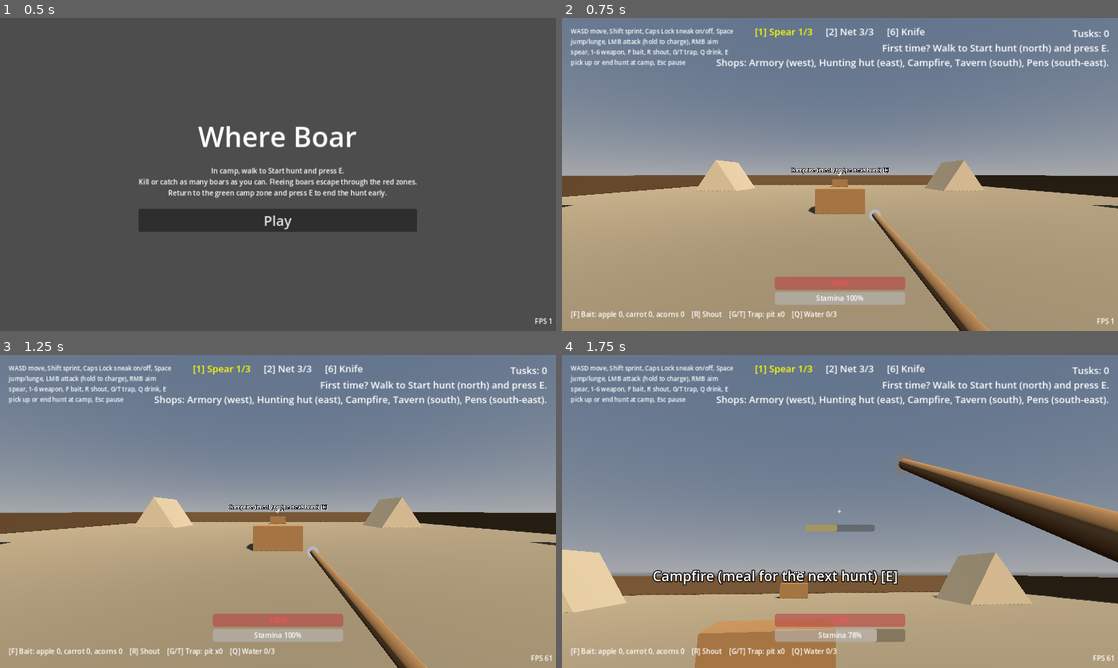
Above: before the commit, frames 1-4 (two rows, left to right).
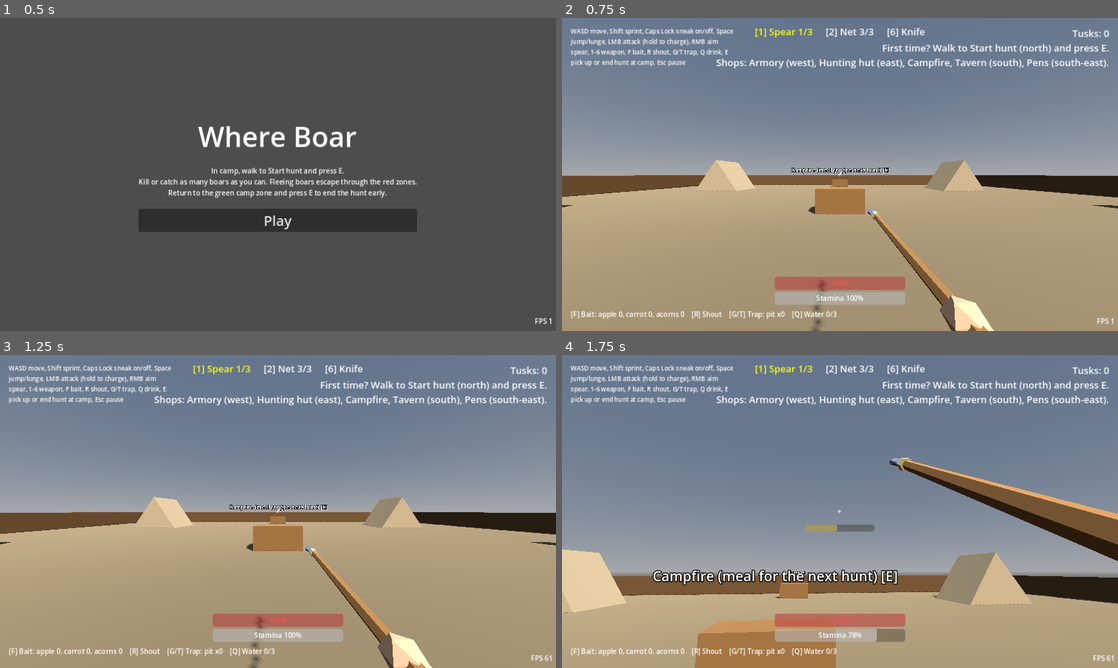
Above: after the commit, the same moments.

Repository: bageus/where-boar
Game: Godot game, scene res://game/bootstrap/app/main.tscn
Same seed, same stepped clock (60 frames per second), same inputs: the game is played once before the commit and once after it.
Inputs (mouse positions are in pixels of both pictures, inside the frame that each line leads up to):
- Up to frame 1 (0.5 s): no input
- Up to frame 2 (0.75 s): click "Play" at 0.5 s
- Up to frame 3 (1.25 s): no input
- Up to frame 4 (1.75 s): tap E (interact) at 1.25 s; move the mouse to (867, 511) at 1.27 s; hold W (move_forward) from 1.28 s (still down); hold Right mouse button (aim) from 1.28 s (still down); tap Space (jump) at 1.52 s

Frame 1 is identical in both runs. In frame 2, 1.4% of the frame differs, in the area x 44-78%, y 61-100%; in frame 3, 1.4%; in frame 4, 2.2%, in the area x 58-100%, y 32-67%.

Commit message:
P3-018: low-poly hands and weapons, thrown spear, arrow and stone
Co-Authored-By: Claude Opus 5.5 <noreply@anthropic.com>
Claude-Session: https://claude.ai/code/session_017Jb3ZfzYPbeQG7oKZQVYiW

Diff:
--- a/game/features/hunter/presentation/arrow.tscn
+++ b/game/features/hunter/presentation/arrow.tscn
@@ -1,18 +1,10 @@
-[gd_scene load_steps=5 format=3]
+[gd_scene load_steps=4 format=3]
 
 [ext_resource type="Script" path="res://game/features/hunter/presentation/missile.gd" id="1_missile"]
+[ext_resource type="PackedScene" path="res://assets/models/arrow.glb" id="9_model"]
 
 [sub_resource type="CapsuleShape3D" id="Shape_m"]
 radius = 0.03
-height = 0.8
-
-[sub_resource type="StandardMaterial3D" id="Mat_m"]
-albedo_color = Color(0.6, 0.45, 0.25, 1)
-
-[sub_resource type="CylinderMesh" id="Mesh_m"]
-material = SubResource("Mat_m")
-top_radius = 0.0
-bottom_radius = 0.02
 height = 0.8
 
 [node name="Arrow" type="RigidBody3D"]
@@ -30,6 +22,5 @@
 transform = Transform3D(1, 0, 0, 0, 0, 1, 0, -1, 0, 0, 0, 0)
 shape = SubResource("Shape_m")
 
-[node name="Mesh" type="MeshInstance3D" parent="."]
+[node name="Mesh" parent="." instance=ExtResource("9_model")]
 transform = Transform3D(1, 0, 0, 0, 0, 1, 0, -1, 0, 0, 0, 0)
-mesh = SubResource("Mesh_m")
--- a/game/features/hunter/presentation/hands.tscn
+++ b/game/features/hunter/presentation/hands.tscn
@@ -1,70 +1,13 @@
-[gd_scene load_steps=14 format=3]
+[gd_scene load_steps=9 format=3]
 
 [ext_resource type="Script" path="res://game/features/hunter/presentation/hands.gd" id="1_hands"]
-
-[sub_resource type="StandardMaterial3D" id="Mat_wood"]
-albedo_color = Color(0.55, 0.38, 0.2, 1)
-
-[sub_resource type="CylinderMesh" id="Mesh_shaft"]
-material = SubResource("Mat_wood")
-top_radius = 0.025
-bottom_radius = 0.025
-height = 1.6
-
-[sub_resource type="StandardMaterial3D" id="Mat_stone"]
-albedo_color = Color(0.6, 0.6, 0.62, 1)
-
-[sub_resource type="CylinderMesh" id="Mesh_tip"]
-material = SubResource("Mat_stone")
-top_radius = 0.0
-bottom_radius = 0.05
-height = 0.2
-
-[sub_resource type="StandardMaterial3D" id="Mat_rope"]
-transparency = 1
-albedo_color = Color(0.85, 0.8, 0.6, 0.7)
-
-[sub_resource type="BoxMesh" id="Mesh_net"]
-material = SubResource("Mat_rope")
-size = Vector3(0.3, 0.03, 0.3)
-
-[sub_resource type="CylinderMesh" id="Mesh_club"]
-material = SubResource("Mat_wood")
-top_radius = 0.07
-bottom_radius = 0.035
-height = 0.7
-
-[sub_resource type="SphereMesh" id="Mesh_club_head"]
-material = SubResource("Mat_wood")
-radius = 0.11
-height = 0.22
-
-[sub_resource type="BoxMesh" id="Mesh_strap"]
-material = SubResource("Mat_rope")
-size = Vector3(0.04, 0.4, 0.02)
-
-[sub_resource type="SphereMesh" id="Mesh_pebble"]
-material = SubResource("Mat_stone")
-radius = 0.05
-height = 0.1
-
-[sub_resource type="CylinderMesh" id="Mesh_limb"]
-material = SubResource("Mat_wood")
-top_radius = 0.015
-bottom_radius = 0.015
-height = 0.55
-
-[sub_resource type="BoxMesh" id="Mesh_string"]
-material = SubResource("Mat_rope")
-size = Vector3(0.006, 0.95, 0.006)
-
-[sub_resource type="BoxMesh" id="Mesh_blade"]
-material = SubResource("Mat_stone")
-size = Vector3(0.03, 0.01, 0.22)
-
-[sub_resource type="BoxMesh" id="Mesh_grip"]
-material = SubResource("Mat_wood")
-size = Vector3(0.035, 0.035, 0.12)
+[ext_resource type="PackedScene" path="res://assets/models/hand.glb" id="2_hand"]
+[ext_resource type="PackedScene" path="res://assets/models/spear.glb" id="3_spear"]
+[ext_resource type="PackedScene" path="res://assets/models/net_bundle.glb" id="4_net"]
+[ext_resource type="PackedScene" path="res://assets/models/club.glb" id="5_club"]
+[ext_resource type="PackedScene" path="res://assets/models/sling.glb" id="6_sling"]
+[ext_resource type="PackedScene" path="res://assets/models/bow.glb" id="7_bow"]
+[ext_resource type="PackedScene" path="res://assets/models/knife.glb" id="8_knife"]
 
 [node name="Hands" type="Node3D"]
 transform = Transform3D(1, 0, 0, 0, 1, 0, 0, 0, 1, 0.3, -0.35, -0.5)
@@ -73,74 +16,52 @@
 [node name="Spear" type="Node3D" parent="."]
 transform = Transform3D(1, 0, 0, 0, 0, 1, 0, -1, 0, 0, 0, -0.3)
 
-[node name="Shaft" type="MeshInstance3D" parent="Spear"]
-cast_shadow = 0
-mesh = SubResource("Mesh_shaft")
+[node name="Model" parent="Spear" instance=ExtResource("3_spear")]
 
-[node name="Tip" type="MeshInstance3D" parent="Spear"]
-transform = Transform3D(1, 0, 0, 0, 1, 0, 0, 0, 1, 0, 0.9, 0)
-cast_shadow = 0
-mesh = SubResource("Mesh_tip")
+[node name="Hand" parent="Spear" instance=ExtResource("2_hand")]
+transform = Transform3D(1, 0, 0, 0, 0, -1, 0, 1, 0, 0, -0.35, 0)
 
-[node name="Net" type="MeshInstance3D" parent="."]
-transform = Transform3D(0.9, 0.3, 0, -0.3, 0.9, 0, 0, 0, 1, 0, -0.05, -0.1)
+[node name="Net" type="Node3D" parent="."]
+transform = Transform3D(1, 0, 0, 0, 1, 0, 0, 0, 1, 0, -0.05, -0.1)
 visible = false
-cast_shadow = 0
-mesh = SubResource("Mesh_net")
+
+[node name="Model" parent="Net" instance=ExtResource("4_net")]
+
+[node name="Hand" parent="Net" instance=ExtResource("2_hand")]
+transform = Transform3D(1, 0, 0, 0, 1, 0, 0, 0, 1, 0.05, -0.04, 0.1)
 
 [node name="Club" type="Node3D" parent="."]
 transform = Transform3D(1, 0, 0, 0, 0.8, 0.6, 0, -0.6, 0.8, 0, 0.05, 0)
 visible = false
 
-[node name="Handle" type="MeshInstance3D" parent="Club"]
-cast_shadow = 0
-mesh = SubResource("Mesh_club")
+[node name="Model" parent="Club" instance=ExtResource("5_club")]
 
-[node name="Head" type="MeshInstance3D" parent="Club"]
-transform = Transform3D(1, 0, 0, 0, 1, 0, 0, 0, 1, 0, 0.38, 0)
-cast_shadow = 0
-mesh = SubResource("Mesh_club_head")
+[node name="Hand" parent="Club" instance=ExtResource("2_hand")]
+transform = Transform3D(1, 0, 0, 0, 0.8, -0.6, 0, 0.6, 0.8, 0, -0.25, 0)
 
 [node name="Sling" type="Node3D" parent="."]
 transform = Transform3D(1, 0, 0, 0, 1, 0, 0, 0, 1, -0.05, 0.3, 0)
 visible = false
 
-[node name="Strap" type="MeshInstance3D" parent="Sling"]
-cast_shadow = 0
-mesh = SubResource("Mesh_strap")
+[node name="Model" parent="Sling" instance=ExtResource("6_sling")]
 
-[node name="Pebble" type="MeshInstance3D" parent="Sling"]
-transform = Transform3D(1, 0, 0, 0, 1, 0, 0, 0, 1, 0, -0.22, 0)
-cast_shadow = 0
-mesh = SubResource("Mesh_pebble")
+[node name="Hand" parent="Sling" instance=ExtResource("2_hand")]
+transform = Transform3D(1, 0, 0, 0, 0.5, -0.866, 0, 0.866, 0.5, 0, 0.2, 0)
 
 [node name="Bow" type="Node3D" parent="."]
 transform = Transform3D(1, 0, 0, 0, 1, 0, 0, 0, 1, -0.15, 0.1, -0.1)
 visible = false
 
-[node name="Upper" type="MeshInstance3D" parent="Bow"]
-transform = Transform3D(0.97, 0.26, 0, -0.26, 0.97, 0, 0, 0, 1, 0.07, 0.26, 0)
-cast_shadow = 0
-mesh = SubResource("Mesh_limb")
+[node name="Model" parent="Bow" instance=ExtResource("7_bow")]
 
-[node name="Lower" type="MeshInstance3D" parent="Bow"]
-transform = Transform3D(0.97, -0.26, 0, 0.26, 0.97, 0, 0, 0, 1, 0.07, -0.26, 0)
-cast_shadow = 0
-mesh = SubResource("Mesh_limb")
-
-[node name="String" type="MeshInstance3D" parent="Bow"]
-cast_shadow = 0
-mesh = SubResource("Mesh_string")
+[node name="Hand" parent="Bow" instance=ExtResource("2_hand")]
+transform = Transform3D(1, 0, 0, 0, 1, 0, 0, 0, 1, 0.085, 0, 0)
 
 [node name="Knife" type="Node3D" parent="."]
 transform = Transform3D(1, 0, 0, 0, 1, 0, 0, 0, 1, -0.05, 0.1, 0)
 visible = false
 
-[node name="Grip" type="MeshInstance3D" parent="Knife"]
-cast_shadow = 0
-mesh = SubResource("Mesh_grip")
+[node name="Model" parent="Knife" instance=ExtResource("8_knife")]
 
-[node name="Blade" type="MeshInstance3D" parent="Knife"]
-transform = Transform3D(1, 0, 0, 0, 1, 0, 0, 0, 1, 0, 0, -0.17)
-cast_shadow = 0
-mesh = SubResource("Mesh_blade")
+[node name="Hand" parent="Knife" instance=ExtResource("2_hand")]
+transform = Transform3D(1, 0, 0, 0, 1, 0, 0, 0, 1, 0, 0, 0.02)
--- a/game/features/hunter/presentation/spear.tscn
+++ b/game/features/hunter/presentation/spear.tscn
@@ -1,18 +1,10 @@
-[gd_scene load_steps=5 format=3]
+[gd_scene load_steps=4 format=3]
 
 [ext_resource type="Script" path="res://game/features/hunter/presentation/spear.gd" id="1_spear"]
+[ext_resource type="PackedScene" path="res://assets/models/spear.glb" id="9_model"]
 
 [sub_resource type="CapsuleShape3D" id="Shape_spear"]
 radius = 0.06
-height = 1.8
-
-[sub_resource type="StandardMaterial3D" id="Mat_wood"]
-albedo_color = Color(0.55, 0.4, 0.22, 1)
-
-[sub_resource type="CylinderMesh" id="Mesh_spear"]
-material = SubResource("Mat_wood")
-top_radius = 0.0
-bottom_radius = 0.04
 height = 1.8
 
 [node name="Spear" type="RigidBody3D"]
@@ -28,6 +20,5 @@
 transform = Transform3D(1, 0, 0, 0, 0, 1, 0, -1, 0, 0, 0, 0)
 shape = SubResource("Shape_spear")
 
-[node name="Mesh" type="MeshInstance3D" parent="."]
+[node name="Mesh" parent="." instance=ExtResource("9_model")]
 transform = Transform3D(1, 0, 0, 0, 0, 1, 0, -1, 0, 0, 0, 0)
-mesh = SubResource("Mesh_spear")
--- a/game/features/hunter/presentation/stone.tscn
+++ b/game/features/hunter/presentation/stone.tscn
@@ -1,17 +1,10 @@
-[gd_scene load_steps=5 format=3]
+[gd_scene load_steps=4 format=3]
 
 [ext_resource type="Script" path="res://game/features/hunter/presentation/missile.gd" id="1_missile"]
+[ext_resource type="PackedScene" path="res://assets/models/stone.glb" id="9_model"]
 
 [sub_resource type="SphereShape3D" id="Shape_m"]
 radius = 0.08
-
-[sub_resource type="StandardMaterial3D" id="Mat_m"]
-albedo_color = Color(0.5, 0.5, 0.5, 1)
-
-[sub_resource type="SphereMesh" id="Mesh_m"]
-material = SubResource("Mat_m")
-radius = 0.08
-height = 0.16
 
 [node name="Stone" type="RigidBody3D"]
 collision_mask = 33
@@ -28,6 +21,5 @@
 transform = Transform3D(1, 0, 0, 0, 1, 0, 0, 0, 1, 0, 0, 0)
 shape = SubResource("Shape_m")
 
-[node name="Mesh" type="MeshInstance3D" parent="."]
-transform = Transform3D(1, 0, 0, 0, 1, 0, 0, 0, 1, 0, 0, 0)
-mesh = SubResource("Mesh_m")
+[node name="Mesh" parent="." instance=ExtResource("9_model")]
+transform = Transform3D(0.65, 0, 0, 0, 0.65, 0, 0, 0, 0.65, 0, -0.05, 0)
Binary file added: assets/models/arrow.glb
Not shown, added: assets/models/arrow.glb.import
Binary file added: assets/models/bow.glb
Not shown, added: assets/models/bow.glb.import
Binary file added: assets/models/club.glb
Not shown, added: assets/models/club.glb.import
Binary file added: assets/models/hand.glb
Not shown, added: assets/models/hand.glb.import
Binary file added: assets/models/knife.glb
Not shown, added: assets/models/knife.glb.import
Binary file added: assets/models/net_bundle.glb
Not shown, added: assets/models/net_bundle.glb.import
(and 8 more such lines)
